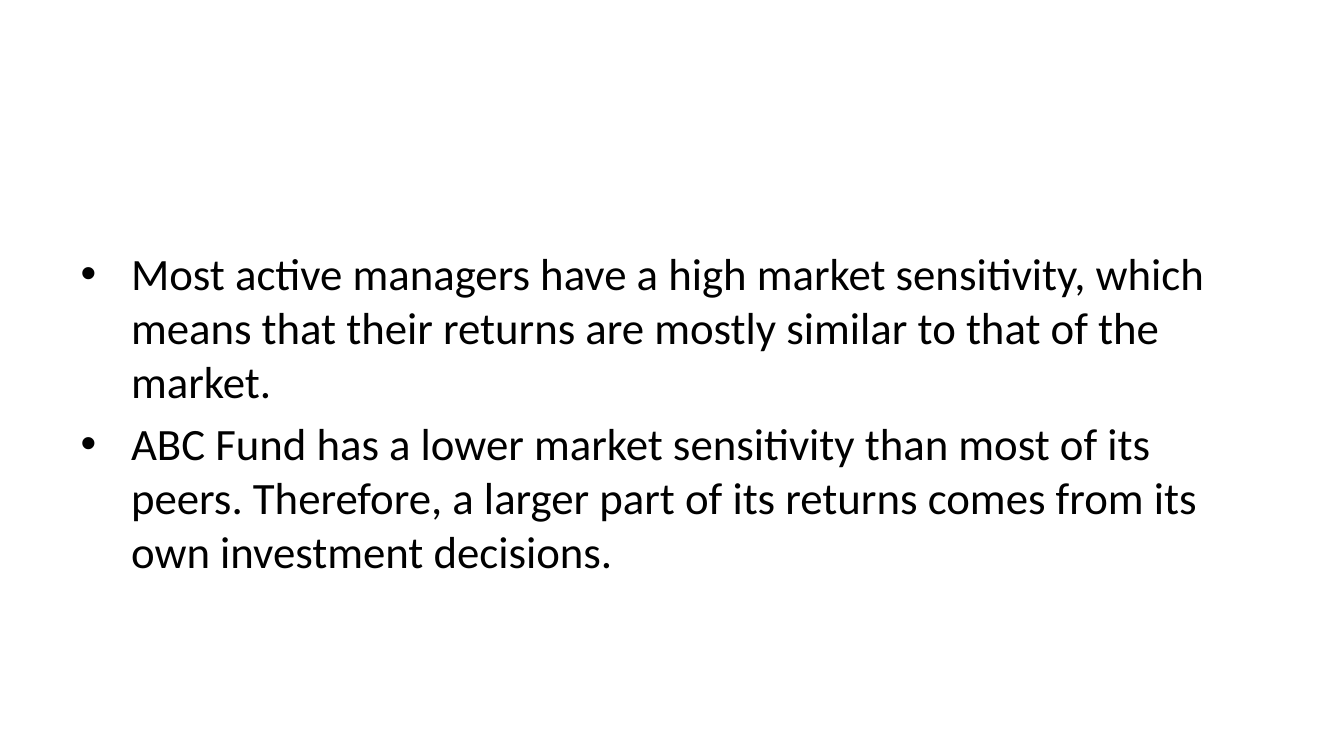
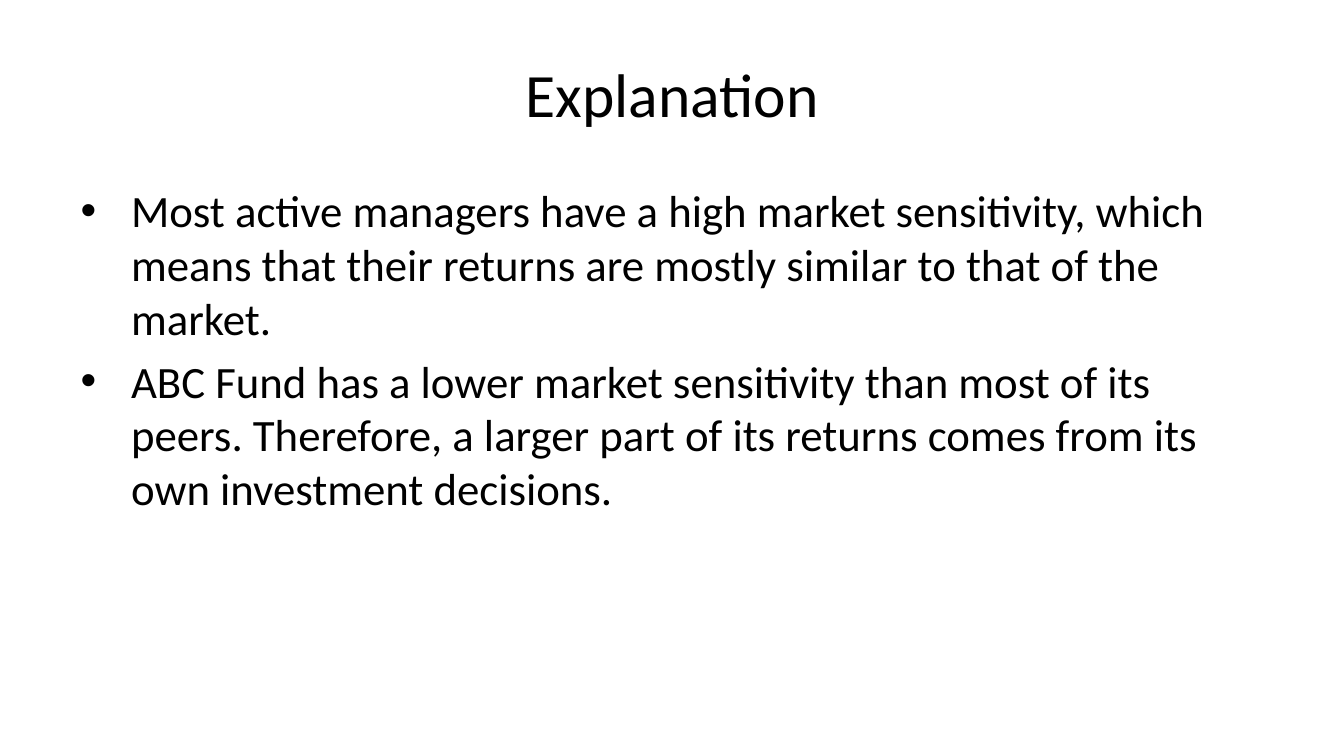
Before and after one commit to cara-burger/24693197_fmx_prax_exam, a slide deck: slide 4 of Questions/Question3/Question3.pptx. Drawn at 1344x756 pixels with LibreOffice and Linux fonts; fonts in the diff are those of the drawing. Boxes give left, top, right and bottom in pixels: in the first picture for what was removed or moved away, otherwise in the second. Text is boxed around its words. In the diff, an @@ line names an element or a change of style, - is before the commit and + after.

```diff
--- a/Questions/Question3/Question3.pptx
+++ b/Questions/Question3/Question3.pptx
@@ title added at <box>525,74,818,127</box>, 33 pt, text #000000 @@
+Explanation
@@ text "Most active managers have a ...": place and size @@
-text "Most active managers have a ..." at <box>131,259,1204,569</box>
+text "Most active managers have a ..." at <box>131,196,1204,506</box>
```
Also in this commit, not shown: 8 slides added, 1 slide removed, 5 other files.
